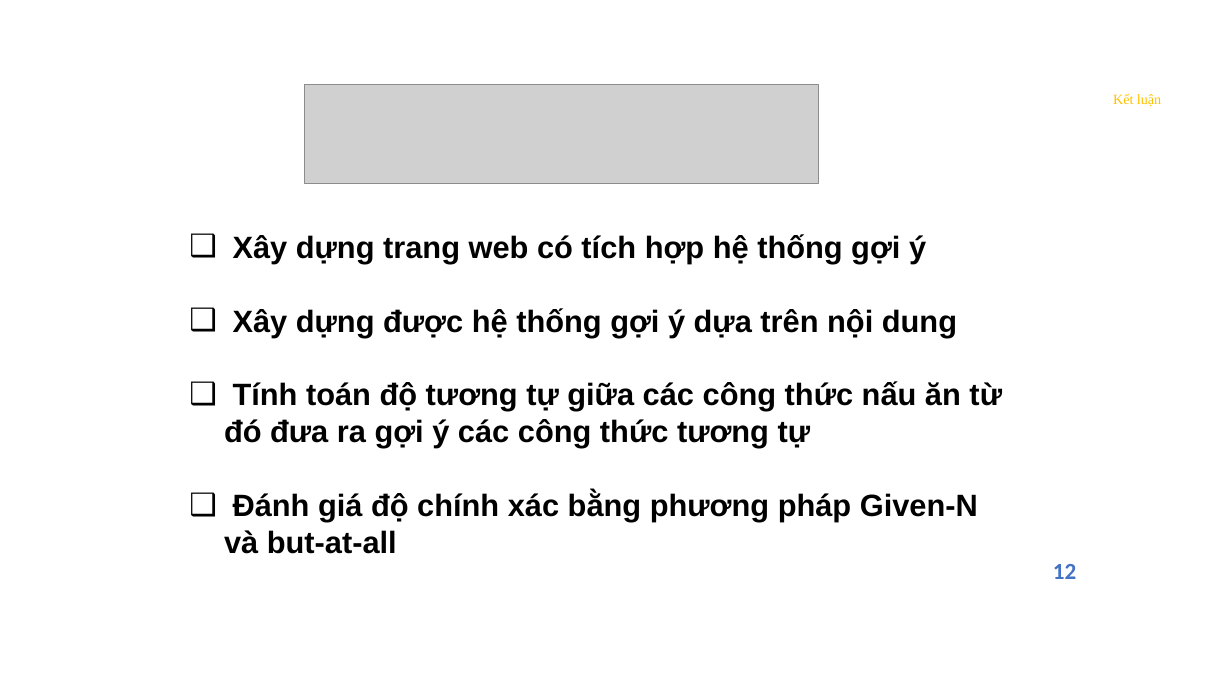
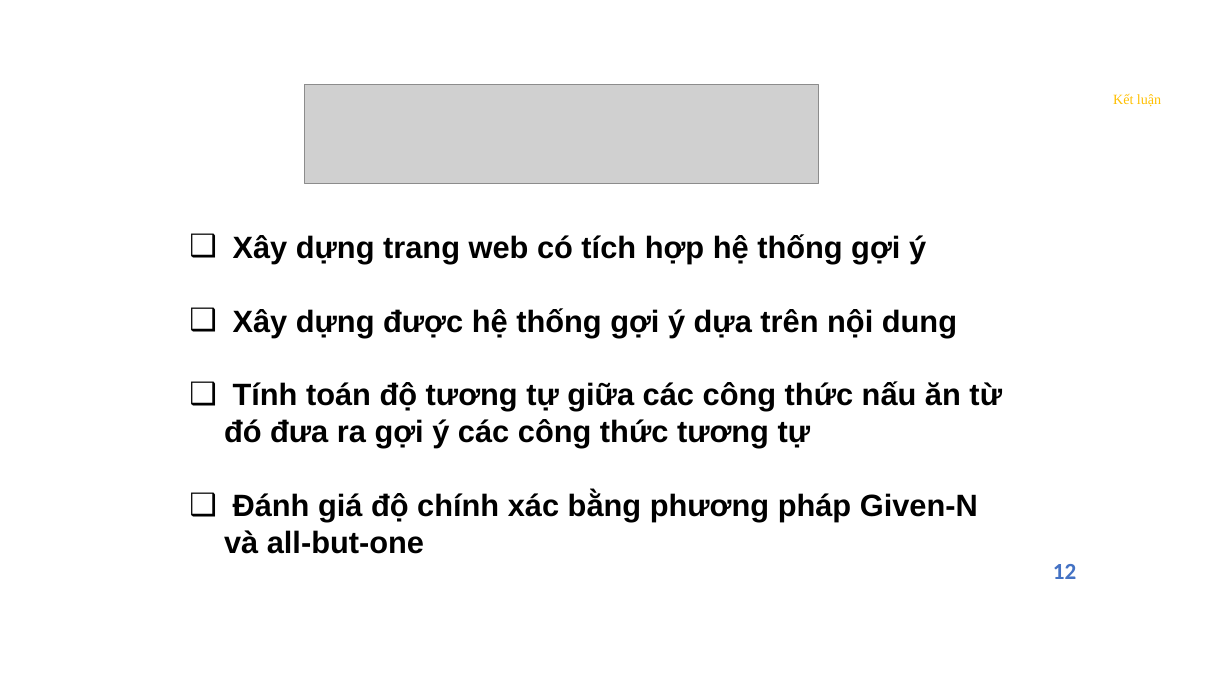
Before and after one commit to NguyenTanPil/food-recipes, a slide deck: slide 14 of documents/presontation.pptx. Drawn at 1232x693 pixels with LibreOffice and Linux fonts; fonts in the diff are those of the drawing; grey boxes stand for pictures; background and template pictures are left out. Boxes give left, top, right and bottom in pixels: in the first picture for what was removed or moved away, otherwise in the second. Text is boxed around its words. In the diff, an @@ line names an element or a change of style, - is before the commit and + after.

```diff
--- a/documents/presontation.pptx
+++ b/documents/presontation.pptx
@@ text at (224,492,978,554): text changed @@
-❑ Đánh giá độ chính xác bằng phương pháp Given-N và but-at-all
+❑ Đánh giá độ chính xác bằng phương pháp Given-N và all-but-one
```
Also in this commit, not shown: 1 other slide changed, 4 other files.
